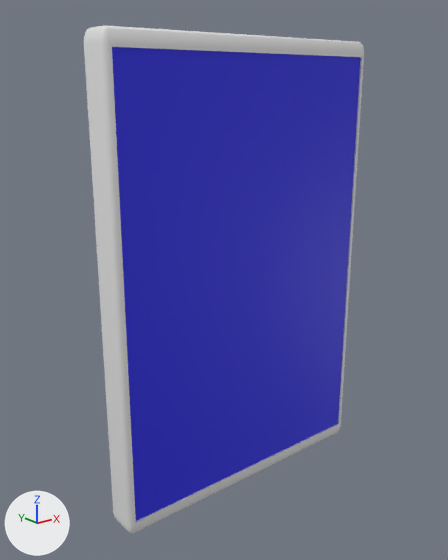
The Blender file sourceModels/bigWallDisplay.blend as it was, and as the next commit left it.
One viewpoint serves both versions: a camera (50 mm lens) standing at (-2.56, -3.05, 2.72) and looking at (-0.1, 0.03, 1.49). The lights are fixed; the arrows at lower left show +X, +Y and +Z.

Before the edit, the objects in view are built like this:
```python
me_cube_001 = bpy.data.meshes.new('Cube.001')
me_cube_001.from_pydata(...)  # 72 vertices, 66 faces; spans x -1.0..1.0, y -0.1..0.1, z -1.25..1.75
me_cube_001.polygons.foreach_set('use_smooth', [True] * 66)
me_cube_001.materials.append(mat_case_mat)  # white #e7e7e7
me_plane = bpy.data.meshes.new('Plane')
me_plane.from_pydata([(-0.95, -0.65, 0.09), (0.95, -0.65, 0.09), (-0.95, 2.15, 0.09), (0.95, 2.15, 0.09)], [], [(0, 1, 3, 2)])
me_plane.materials.append(mat_glass_mat)  # its picture is missing
ob_case = bpy.data.objects.new('Case', me_cube_001)
ob_case.parent = ob_display
ob_case.location = (0.0, 0.0, 1.25)
ob_glass = bpy.data.objects.new('Glass', me_plane)
ob_glass.parent = ob_case
ob_glass.matrix_parent_inverse = Matrix(((1.0, 0.0, 0.0, 0.0), (0.0, 1.0, 0.0, 0.0), (0.0, 0.0, 1.0, -0.5), (0.0, 0.0, 0.0, 1.0)))
ob_glass.location = (0.0, 0.0, 0.0)
ob_glass.rotation_euler = (1.571, 0.0, 0.0)  # degrees (90, 0, 0)
```
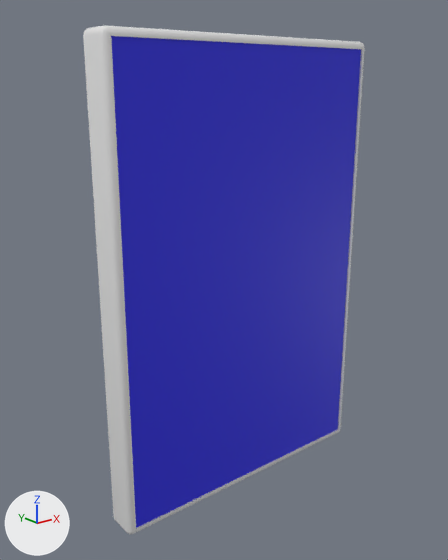
Commit message: bigWallDisplay noch mal korrigiert

The change in detail:
me_cube_001 is used by ob_case; parent ob_display; location (0.0, 0.0, 1.25).
me_cube_001 had 72 vertices, 66 faces and spanned x -1.0..1.0, y -0.1..0.1, z -1.25..1.75.
me_cube_001 now has 72 vertices, 66 faces and spans x -1.0..1.0, y -0.1..0.1, z -0.5..2.5.
me_cube_001 part 1: 72 of 72 vertices moved; they spanned x -1.0..1.0, y -0.1..0.1, z -1.25..1.75 and now span x -1.0..1.0, y -0.1..0.1, z -0.5..2.5; mean shift (0.0, 0.0, 0.75); largest move (-0.95, -0.07, 1.65) -> (-0.95, -0.07, 2.45).
me_plane has 4 vertices, 1 face and spans x -0.95..0.95, y -0.65..2.15, z 0.09.
me_plane is used by ob_glass; parent ob_case; location (0.0, 0.0, 0.0); rotation (1.571, 0.0, 0.0), in degrees (90, 0, 0).
Part 2, on me_plane:
Vertex 0 of me_plane moves from (-0.95, -0.65, 0.09) at pixel (135, 521) to (-0.95, 0.05, 0.09) at pixel (135, 528).
Vertex 1 of me_plane moves from (0.95, -0.65, 0.09) at pixel (337, 423) to (0.95, 0.05, 0.09) at pixel (337, 429).
Vertex 2 of me_plane moves from (-0.95, 2.15, 0.09) to (-0.95, 2.95, 0.09) at pixel (110, 36).
Vertex 3 of me_plane moves from (0.95, 2.15, 0.09) at pixel (360, 57) to (0.95, 2.95, 0.09) at pixel (361, 49).
Object 'Case' (ob_case) moves from (0.0, 0.0, 1.25) to (0.0, 0.0, 0.5).

What differs and where, as boxes (x1, y1, x2, y2) in the pictures (448 x 560 px):
'Glass', moved: before (112, 47, 361, 521); after (111, 36, 361, 528)
'Case', reshaped, moved: before (84, 25, 364, 533); after (83, 25, 365, 534)
